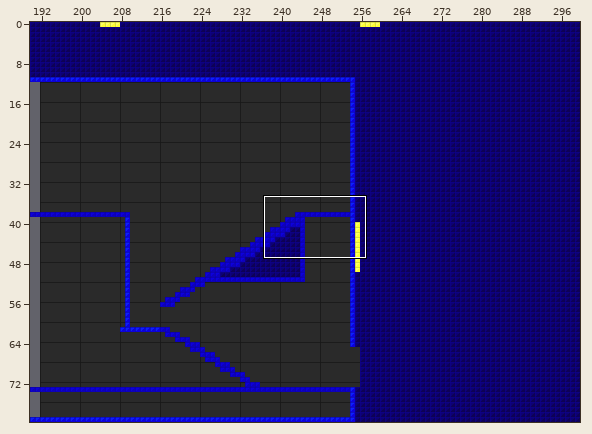
Tiled map, stored at src/Assets/Prototype/Scenes/upper_basement.tmx. Above: a wide view before the commit, with the close-up outlined.
Close-up. Old version:
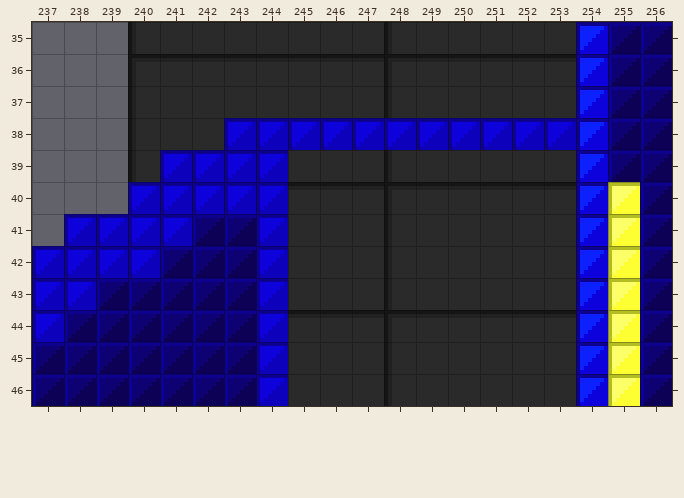
Cells are 8x8 px. Shown: x 237..256, y 35..46. The commit also changed other parts of the map, which this record leaves out.
New version:
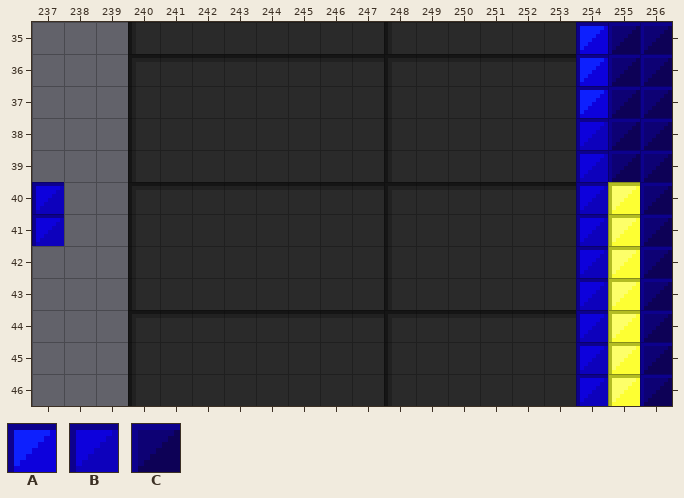
Key: from "Blocks_8x8": A 0, B 1, C 4.
_ is an empty cell.
Difference:
Layer "Real Background Decor":
y 38: x 243..244 BB -> __
y 39: x 241..243 BBB -> ___
y 40: x 240..241 BB -> __
y 41: x 238..240 BBB -> ___
y 42: x 237..238 BB -> __
y 43: x 237 B -> _
Layer "Real Platforms":
y 38: x 245..254 BBBBBBBBBA -> _________B
y 39: x 244 B -> _; x 254 A -> B
y 40: x 237 _ -> B; x 242..244 BBB -> ___; x 254 A -> B
y 41: x 237 _ -> B; x 241..244 BCCB -> ____; x 254 A -> B
y 42: x 239..244 BBCCCB -> ______; x 254 A -> B
y 43: x 238..244 BCCCCCB -> _______; x 254 A -> B
y 44: x 237..244 BCCCCCCB -> ________; x 254 A -> B
y 45..46: x 237..244 CCCCCCCB -> ________; x 254 A -> B
Changed places in both close-ups, as pixel boxes (x1, y1, x2, y2):
changed: (32, 118, 608, 406)
